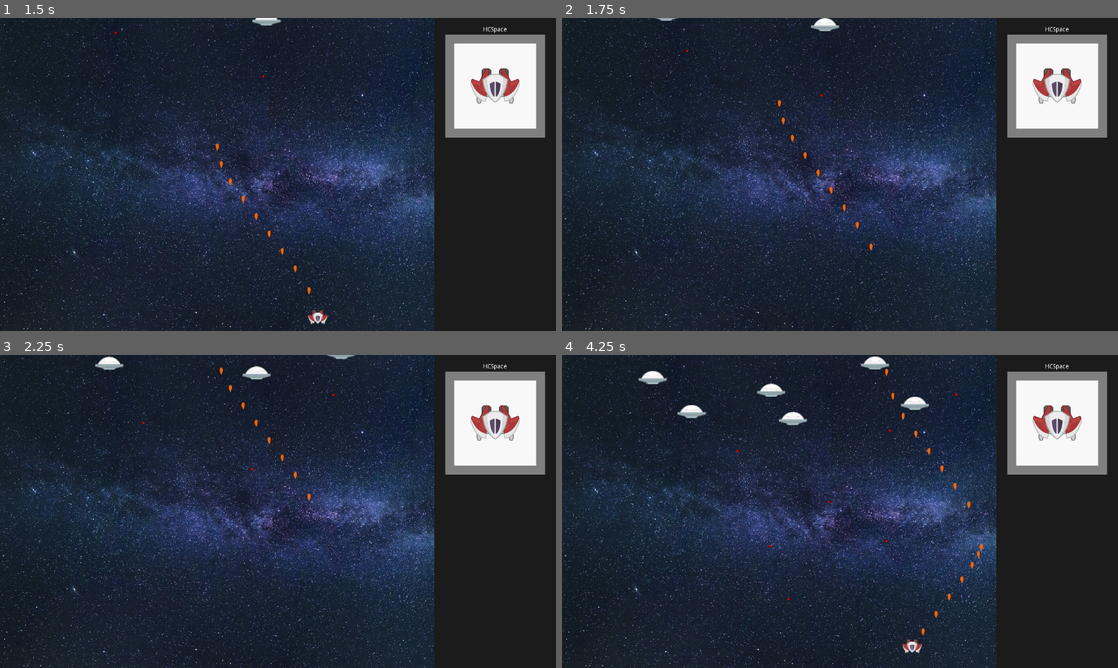
Above: before the commit, frames 1-4 (two rows, left to right).
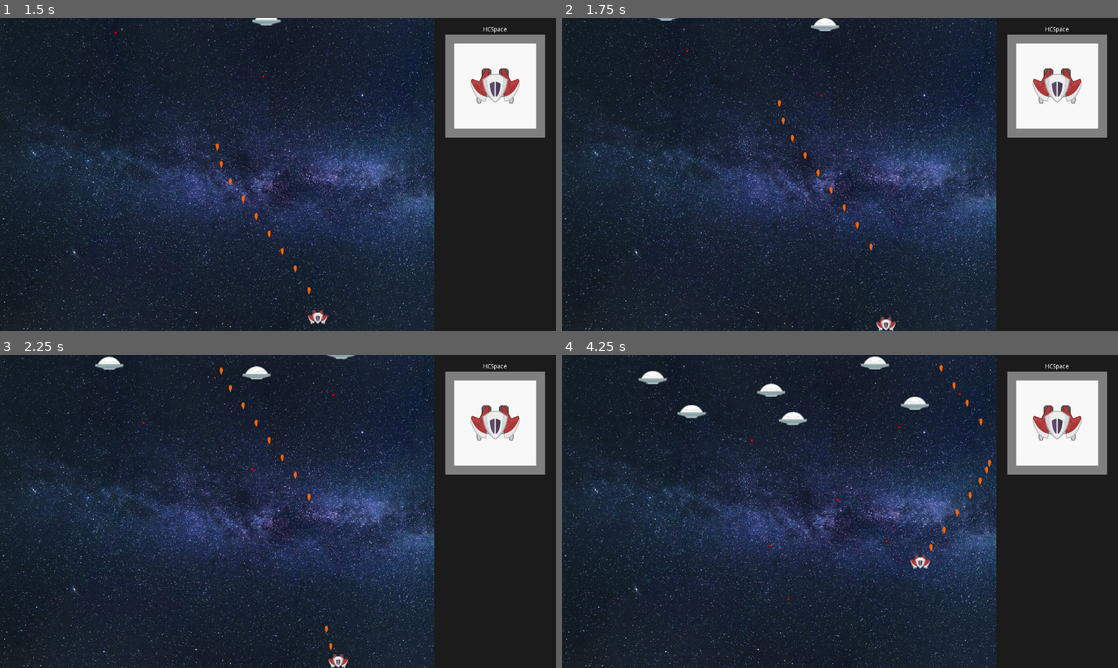
Above: after the commit, the same moments.

Repository: Kessinen/HCSpace
Game: Godot game, scene res://assets/stages/stages.tscn
Same seed, same stepped clock (60 frames per second), same inputs: the game is played once before the commit and once after it.
Inputs:
- Up to frame 1 (1.5 s): tap Enter at 0.5 s; hold D (move_right) 0.53-1.28 s; hold Space (shoot) 0.53-1.28 s; hold S (move_down) from 1.28 s (still down); tap Space (shoot) at 1.35 s
- Up to frame 2 (1.75 s): keep holding S (move_down)
- Up to frame 3 (2.25 s): release S (move_down) at 2.03 s; hold D (move_right) from 2.03 s (still down); hold Space (shoot) from 2.03 s (still down)
- Up to frame 4 (4.25 s): release D (move_right) at 2.78 s; release Space (shoot) at 2.78 s; hold W (move_up) 2.78-3.53 s; tap Space (shoot) at 2.85 s; hold A (move_left) from 3.53 s (still down); hold Space (shoot) from 3.53 s (still down)

Frame 1 is identical in both runs. In frame 2, 0.1% of the frame differs, in the area x 56-60%, y 95-100%; in frame 3, 0.1%; in frame 4, 0.6%, in the area x 31-78%, y 3-96%.

Commit message:
BUG: Player not detecting borders

Diff:
--- /dev/null
+++ b/project/assets/player/player1.gd
@@ -0,0 +1,16 @@
+extends Node2D
+
+
+# Declare member variables here. Examples:
+# var a = 2
+# var b = "text"
+
+
+# Called when the node enters the scene tree for the first time.
+func _ready():
+	pass # Replace with function body.
+
+
+# Called every frame. 'delta' is the elapsed time since the previous frame.
+#func _process(delta):
+#	pass
--- a/project/assets/player/player.tscn
+++ b/project/assets/player/player1.tscn
@@ -1,34 +1,30 @@
 [gd_scene load_steps=5 format=2]
 
 [ext_resource path="res://assets/player/sprites/default.png" type="Texture" id=1]
-[ext_resource path="res://assets/player/player.gd" type="Script" id=2]
-
-[sub_resource type="CircleShape2D" id=1]
-radius = 1.71888
+[ext_resource path="res://assets/player/player1.gd" type="Script" id=2]
+[ext_resource path="res://assets/player/ship1.gd" type="Script" id=3]
 
 [sub_resource type="RectangleShape2D" id=2]
 extents = Vector2( 18.5889, 14.1343 )
 
-[node name="player" type="KinematicBody2D"]
+[node name="player1" type="Node2D"]
 script = ExtResource( 2 )
 
-[node name="CollisionShape2D" type="CollisionShape2D" parent="."]
-shape = SubResource( 1 )
-disabled = true
+[node name="ship" type="KinematicBody2D" parent="."]
+collision_mask = 10
+script = ExtResource( 3 )
 
-[node name="playerArea" type="Area2D" parent="."]
+[node name="playerArea" type="Area2D" parent="ship"]
 gravity = 0.0
 collision_mask = 2
 
-[node name="CollisionShape2D" type="CollisionShape2D" parent="playerArea"]
+[node name="CollisionShape2D" type="CollisionShape2D" parent="ship/playerArea"]
 shape = SubResource( 2 )
 
-[node name="ship1" type="KinematicBody2D" parent="."]
-collision_mask = 10
-
-[node name="CollisionPolygon2D" type="CollisionPolygon2D" parent="ship1"]
+[node name="CollisionPolygon2D" type="CollisionPolygon2D" parent="ship"]
 position = Vector2( 0.0701523, 0 )
 polygon = PoolVector2Array( 3.36549, -11.6789, 5.11934, -16.1687, 12.5556, -16.1687, 14.1692, -4.94411, 21.7458, -6.417 …(348 unchanged characters)…
 
-[node name="default" type="Sprite" parent="ship1"]
+[node name="default" type="Sprite" parent="ship"]
 texture = ExtResource( 1 )
+[connection signal="area_entered" from="ship/playerArea" to="ship" method="_on_playerArea_area_entered"]
--- a/project/assets/player/player.gd
+++ b/project/assets/player/ship1.gd
@@ -4,7 +4,7 @@
 var WEAPON = "gatling"
 var GUN = preload("res://assets/weapons/gatling/gatlingun.tscn")
 onready var canFire = GUN.instance()
-onready var ship := $ship1
+onready var ship := $ship
 
 var velocity = Vector2.ZERO
 var MAXSPEED = 300.0
@@ -21,7 +21,7 @@
 	if Input.is_action_pressed("shoot"):
 		add_child(canFire)
 		var gun = $canFire
-		canFire.fire(ship.get_global_position())
+		canFire.fire(self.get_global_position())
 		pass
 
 func _physics_process(delta):
@@ -46,10 +46,8 @@
 		var difference = shields - damage
 		shields = 0
 		hitpoints -= damage
-		if hitpoints < 0:
+		if hitpoints <= 0:
 			queue_free()
 	else:
 		shields -= damage
-
-	print(hitpoints)
 	pass
--- a/project/assets/stages/stages.tscn
+++ b/project/assets/stages/stages.tscn
@@ -1,7 +1,7 @@
 [gd_scene load_steps=9 format=2]
 
 [ext_resource path="res://assets/stages/stage1/stage1.tscn" type="PackedScene" id=1]
-[ext_resource path="res://assets/player/player.tscn" type="PackedScene" id=2]
+[ext_resource path="res://assets/player/player1.tscn" type="PackedScene" id=2]
 [ext_resource path="res://assets/stages/stages.gd" type="Script" id=3]
 [ext_resource path="res://assets/music/placeholder.ogg" type="AudioStream" id=4]
 [ext_resource path="res://assets/player/sprites/avatar.png" type="Texture" id=5]
--- a/project/assets/weapons/enemyWeapons/enemyWeapons.gd
+++ b/project/assets/weapons/enemyWeapons/enemyWeapons.gd
@@ -16,7 +16,7 @@
 
 func _on_EnemyBulletArea_area_entered(area):
 	var target = area.get_parent()
-	if target.get_name() == "player":
+	if target.get_name() == "ship":
 		target.damage(bulletDamage)
 		queue_free()
 		pass
